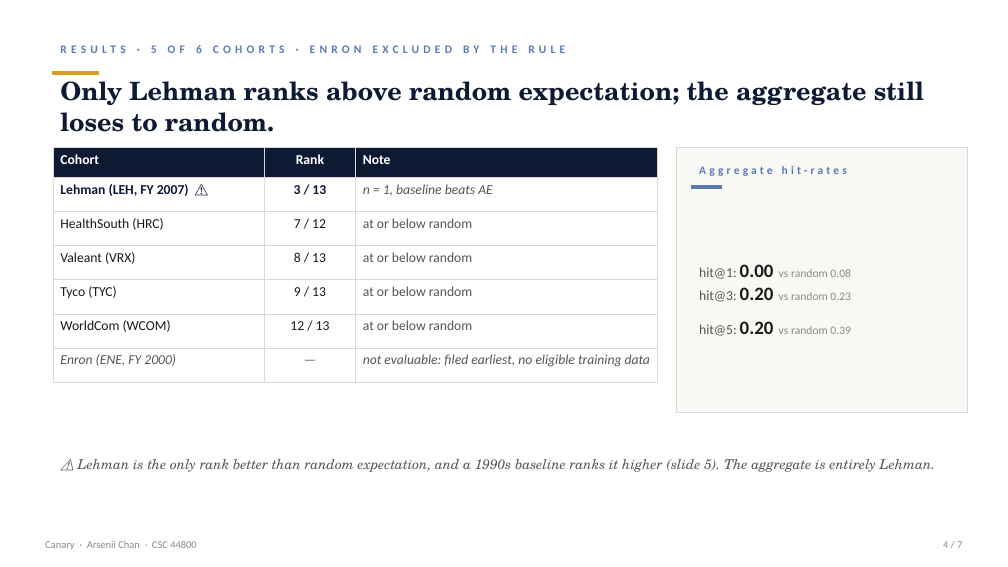
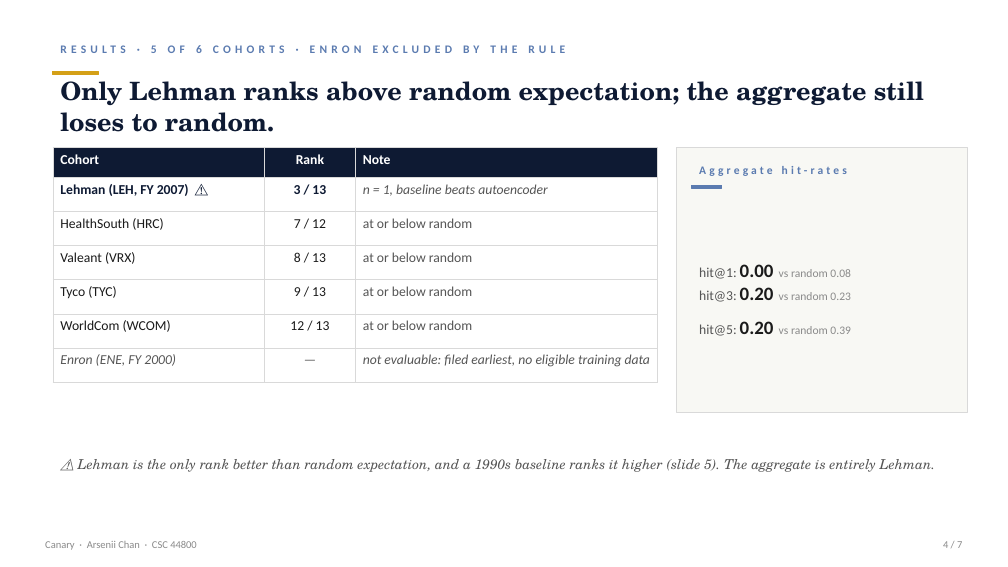
Before and after one commit to ArseniiChan/canary, a slide deck: slide 4 of reports/canary_deck.pptx. Drawn at 1008x567 pixels with LibreOffice and Linux fonts; fonts in the diff are those of the drawing. Boxes give left, top, right and bottom in pixels: in the first picture for what was removed or moved away, otherwise in the second. Text is boxed around its words. In the diff, an @@ line names an element or a change of style, - is before the commit and + after.

```diff
--- a/reports/canary_deck.pptx
+++ b/reports/canary_deck.pptx
@@ table at box(53, 147, 658, 412) @@
-row 2, column 3: n = 1, baseline beats AE
+row 2, column 3: n = 1, baseline beats autoencoder
```
Also in this commit, not shown: 1 other slide changed, 2 other files.
